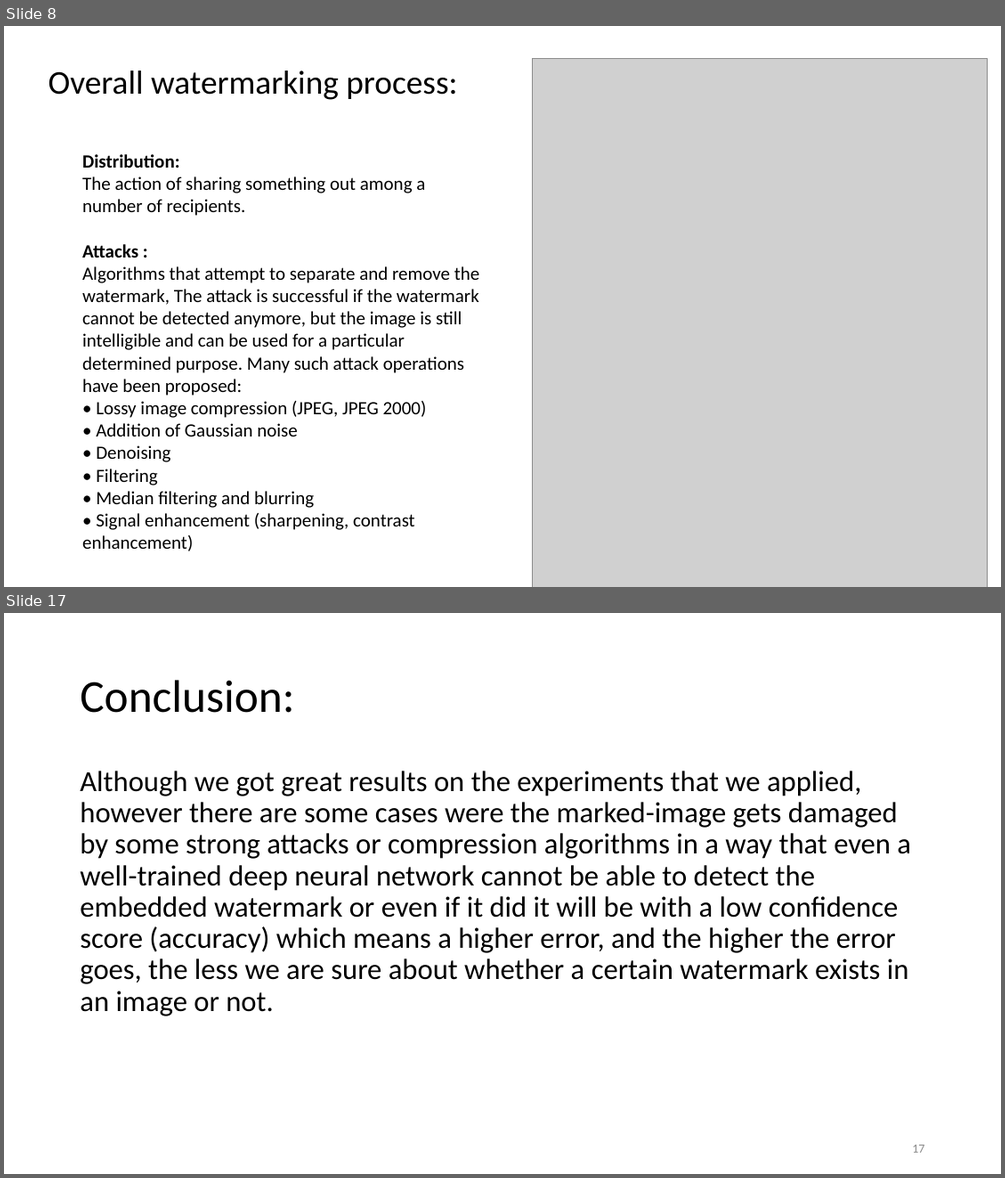
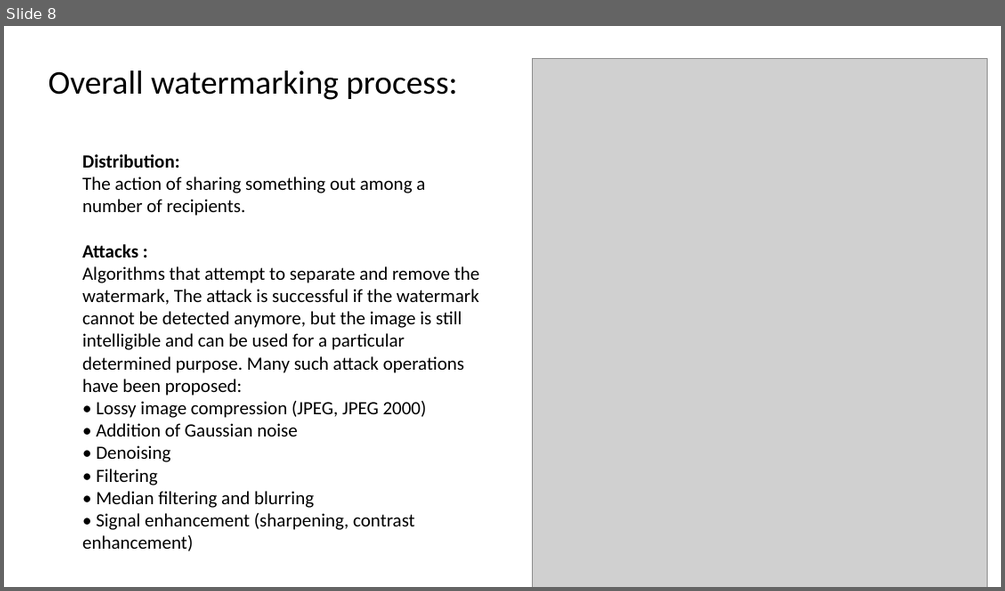
Before and after one commit to wadiemendja/watermarkNN, a slide deck: Presentation.pptx. Shown one above the other, each under a label of ours: slides 8 and 17 before the commit, slide 8 after it; the slides between them are not shown. The pictures are 1005x1178 and 1005x591 pixels, drawn with LibreOffice and Linux fonts; fonts in the diff are those of the drawing; grey boxes stand for pictures. Boxes give left, top, right and bottom in pixels: in the first picture for what was removed or moved away, otherwise in the second. Text is boxed around its words. In the diff, an @@ line names an element or a change of style, - is before the commit and + after.

```diff
--- a/Presentation.pptx
+++ b/Presentation.pptx
@@ slide 17 removed at box(4, 613, 1001, 1174), background #FFFFFF @@
@@ title removed at box(80, 680, 294, 713) @@
-Conclusion:
@@ text removed at box(80, 771, 911, 1016) @@
-Although we got great results on the experiments that we applied, however there are some cases were the marked-image gets damaged by some strong attacks or compression algorithms in a way that even a well-trained deep neural network cannot be able to detect the embedded watermark or even if it did it will be with a low confidence score (accuracy) which means a higher error, and the higher the error goes, the less we are sure about whether a certain watermark exists in an image or not.
@@ page number removed at box(912, 1144, 924, 1152) @@
-17
```
Also in this commit, not shown: 5 slides changed, 10 slides added, 4 other slides removed.
